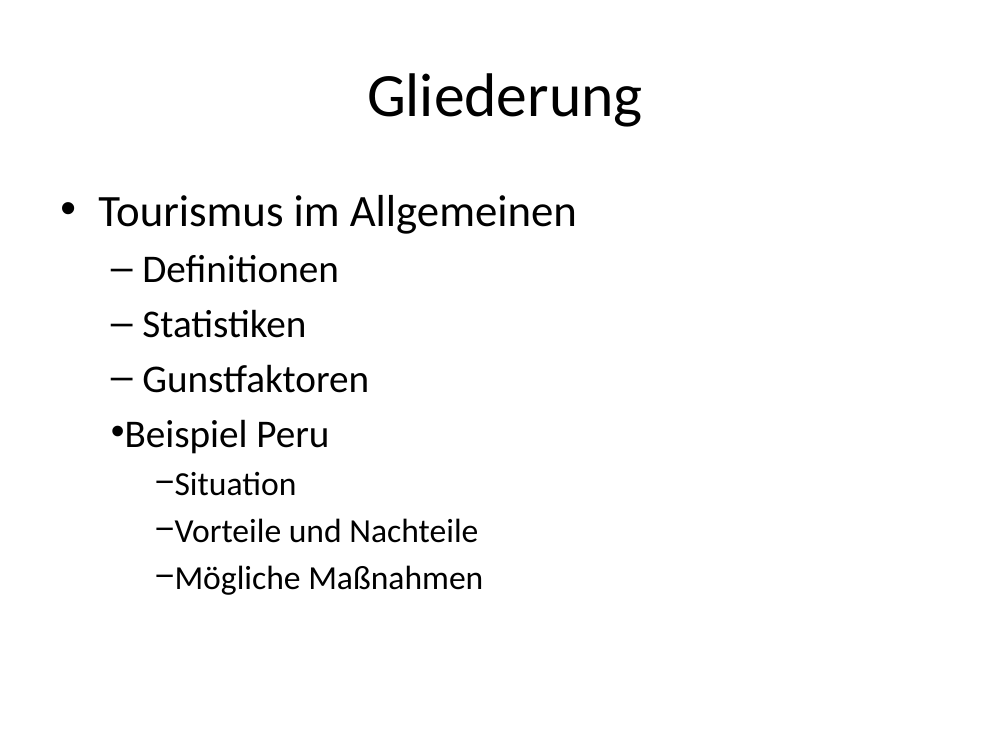
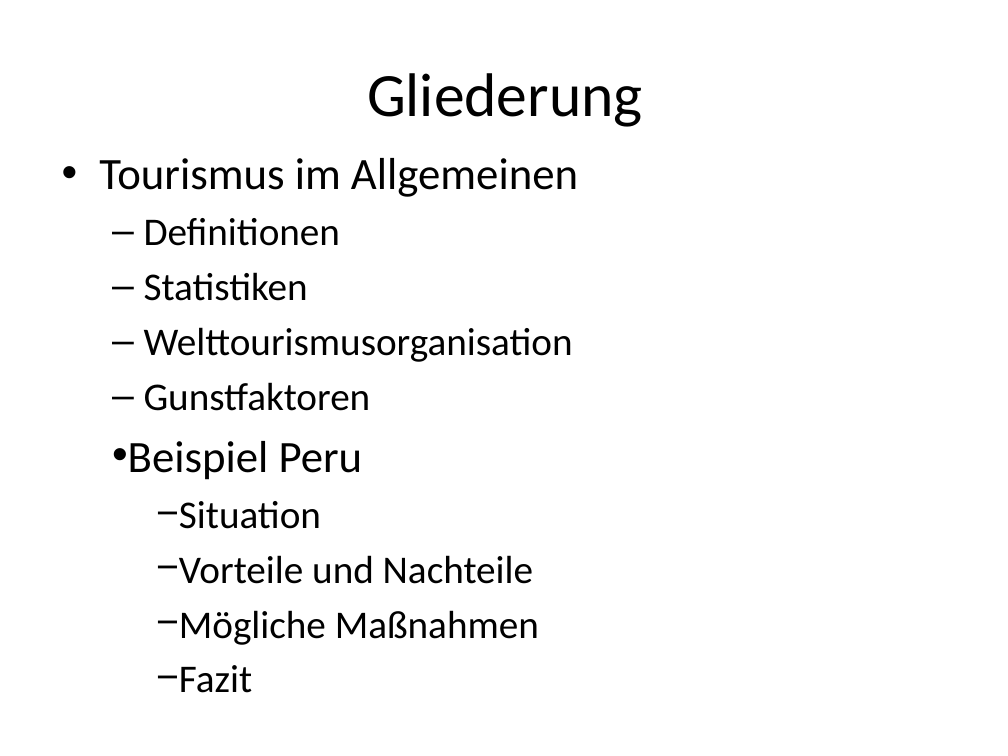
Before and after one commit to Hurafhev/flux-analytics, a slide deck: slide 2 of Tourismus in Peru.pptx. Drawn at 1008x756 pixels with LibreOffice and Linux fonts; fonts in the diff are those of the drawing. Boxes give left, top, right and bottom in pixels: in the first picture for what was removed or moved away, otherwise in the second. Text is boxed around its words. In the diff, an @@ line names an element or a change of style, - is before the commit and + after.

```diff
--- a/Tourismus in Peru.pptx
+++ b/Tourismus in Peru.pptx
@@ text "Tourismus im Allgemeinen": place and size @@
-text "Tourismus im Allgemeinen" at (98,195,577,595)
+text "Tourismus im Allgemeinen" at (99,158,578,693)
@@ text at (144,327,573,362): paragraph added @@
+  – Welttourismusorganisation
@@ text at (128,441,539,645): size 28 to 32 pt in "Beispiel Peru"; size 24 to 28 pt in "Situation", "Vorteile und Nachteile", "Mögliche Maßnahmen" @@
@@ text at (179,665,252,693): paragraph added @@
+    − Fazit
```
Also in this commit, not shown: 2 other slides changed, 11 slides added, 1 slide removed.
